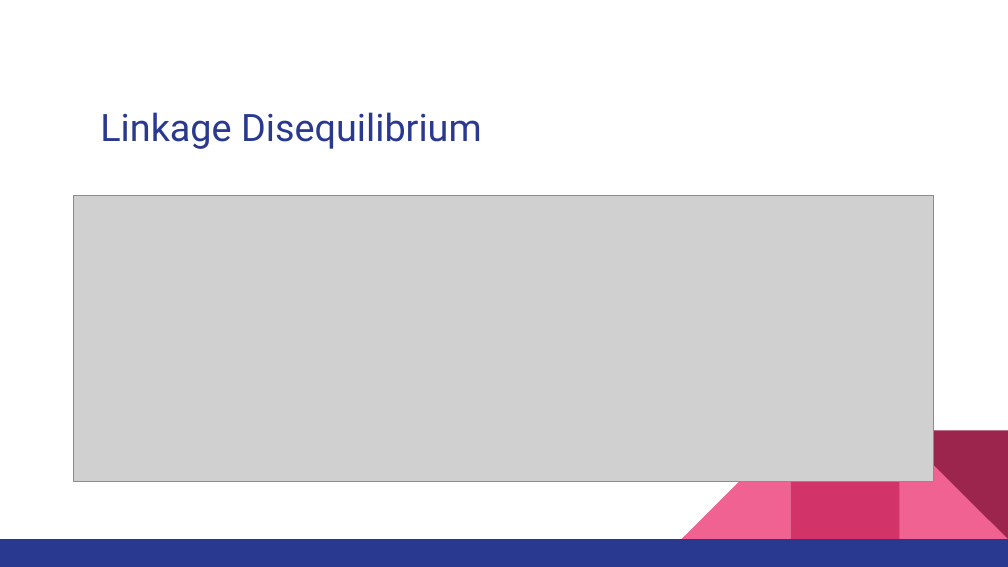
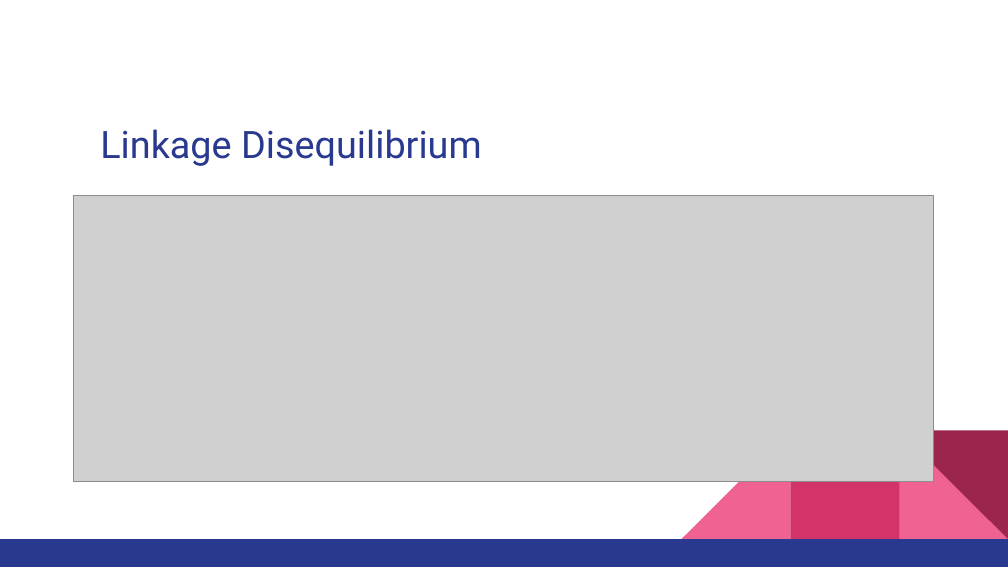
Before and after one commit to imcalledlewis/QMUL-Bioinformatics-DDG, a slide deck: slide 10 of Presentation.pptx (slide 9 before the commit). Drawn at 1008x567 pixels with LibreOffice and Linux fonts; fonts in the diff are those of the drawing; grey boxes stand for pictures. Boxes give left, top, right and bottom in pixels: in the first picture for what was removed or moved away, otherwise in the second. Text is boxed around its words. In the diff, an @@ line names an element or a change of style, - is before the commit and + after.

```diff
--- a/Presentation.pptx
+++ b/Presentation.pptx
@@ title "Linkage Disequilibrium": place and size @@
-title "Linkage Disequilibrium" at bbox=[100, 112, 482, 149]
+title "Linkage Disequilibrium" at bbox=[100, 129, 482, 166]
```
Also in this commit, not shown: 5 other slides changed, 1 slide added.
